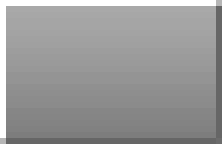
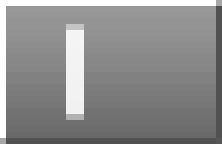
Layered file, before and after one edit (222px x 144px). Changes by layer:
showed group "first.gif" (2 layers) over [66, 24, 84, 120]
painted on "Layer 2" over [0, 0, 222, 144]
